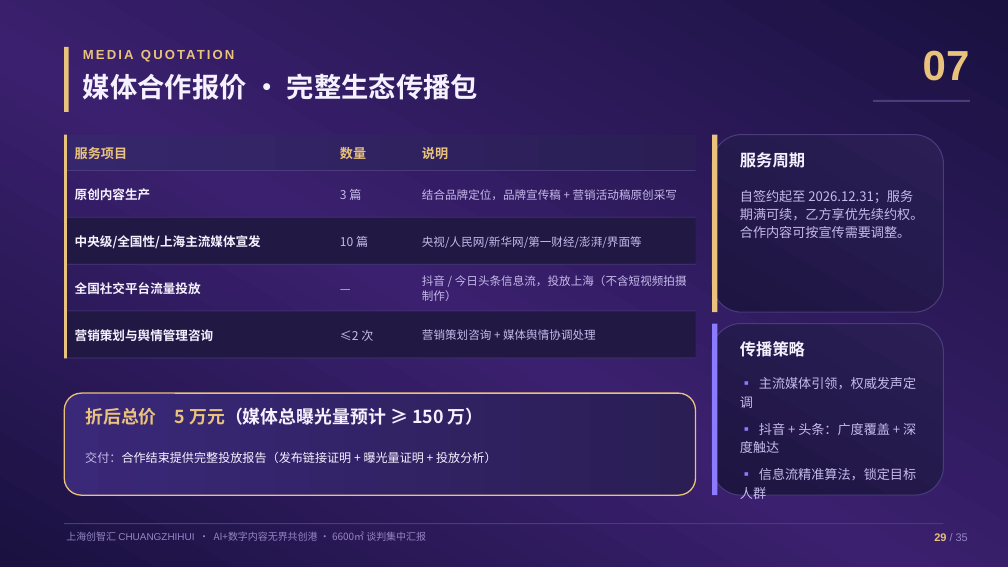
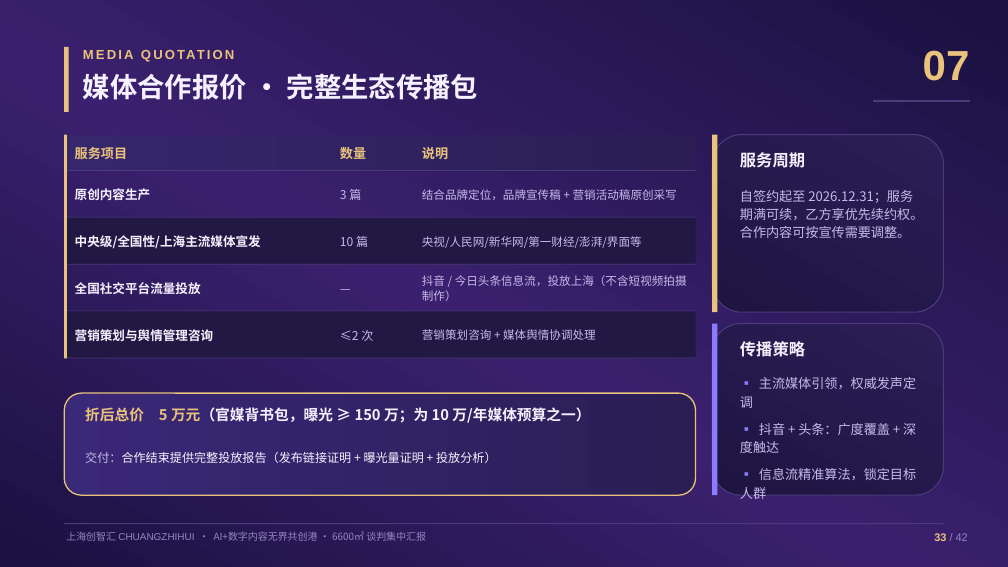
Before and after one commit to hujigang2010-maker/AIDEN, a slide deck: slide 33 of proposal/chuangzhihui-6600-proposal.pptx (slide 29 before the commit). Drawn at 1008x567 pixels with LibreOffice and Linux fonts; fonts in the diff are those of the drawing. Boxes give left, top, right and bottom in pixels: in the first picture for what was removed or moved away, otherwise in the second. Text is boxed around its words. In the diff, an @@ line names an element or a change of style, - is before the commit and + after.

```diff
--- a/proposal/chuangzhihui-6600-proposal.pptx
+++ b/proposal/chuangzhihui-6600-proposal.pptx
@@ text at (x1=85, y1=407, x2=590, y2=423): text changed; size 17 to 14 pt @@
-折后总价 5 万元（媒体总曝光量预计 ≥ 150 万）
+折后总价 5 万元（官媒背书包，曝光 ≥ 150 万；为 10 万/年媒体预算之一）
@@ text at (x1=934, y1=533, x2=968, y2=541): text changed @@
-29 / 35
+33 / 42
```
Also in this commit, not shown: 32 other slides changed, 7 slides added, 5 other files.
